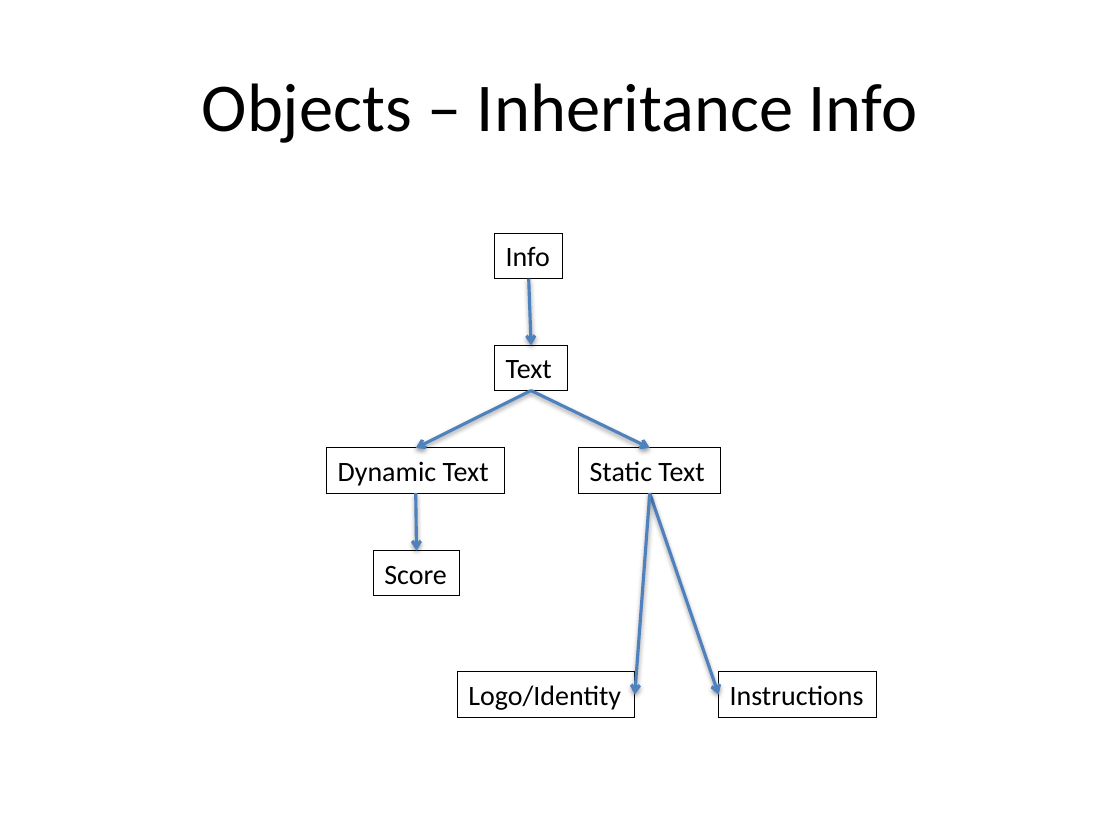
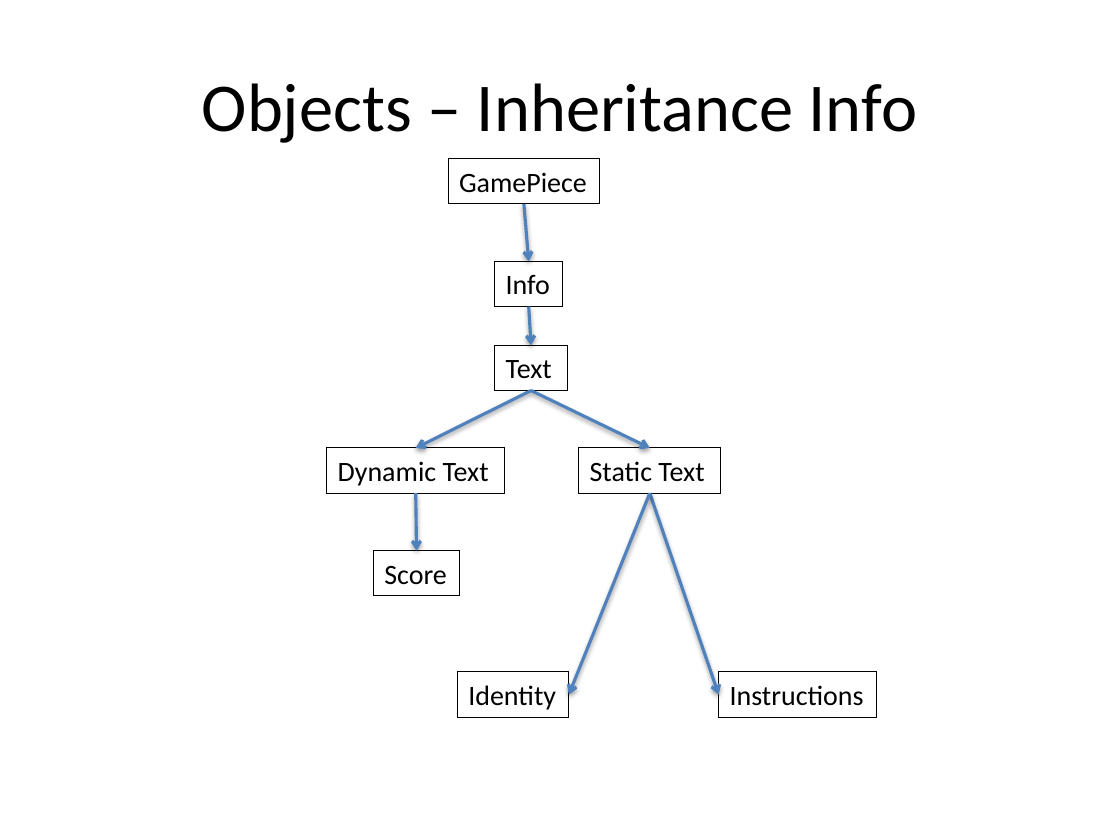
Before and after one commit to pindiespace/class-zookillsoccer, a slide deck: slide 11 of assets/ZooKill Soccer Game Design Document.pptx. Drawn at 1120x840 pixels with LibreOffice and Linux fonts; fonts in the diff are those of the drawing. Boxes give left, top, right and bottom in pixels: in the first picture for what was removed or moved away, otherwise in the second. Text is boxed around its words. In the diff, an @@ line names an element or a change of style, - is before the commit and + after.

```diff
--- a/assets/ZooKill Soccer Game Design Document.pptx
+++ b/assets/ZooKill Soccer Game Design Document.pptx
@@ rectangle added at (448,159,600,204), outline #000000 0.75 pt, 18 pt, text #000000 @@
+GamePiece
@@ arrow added from (524, 204) to (529, 261), #4F81BD 2 pt @@
@@ rectangle "Info": place and size @@
-rectangle "Info" at (495,233,563,278)
+rectangle "Info" at (495,261,563,306)
@@ arrow moved from (529, 279) - (531, 345) to (529, 307) - (531, 345) @@
@@ arrow moved from (650, 493) - (635, 694) to (650, 493) - (569, 694) @@
@@ rectangle "Identity": place and size @@
-rectangle "Identity" at (457,672,634,717)
+rectangle "Identity" at (457,672,569,717)
@@ text in rectangle at (468,685,556,710): text changed @@
-Logo/Identity
+Identity
```
Also in this commit, not shown: 3 other slides changed, 30 other files.
